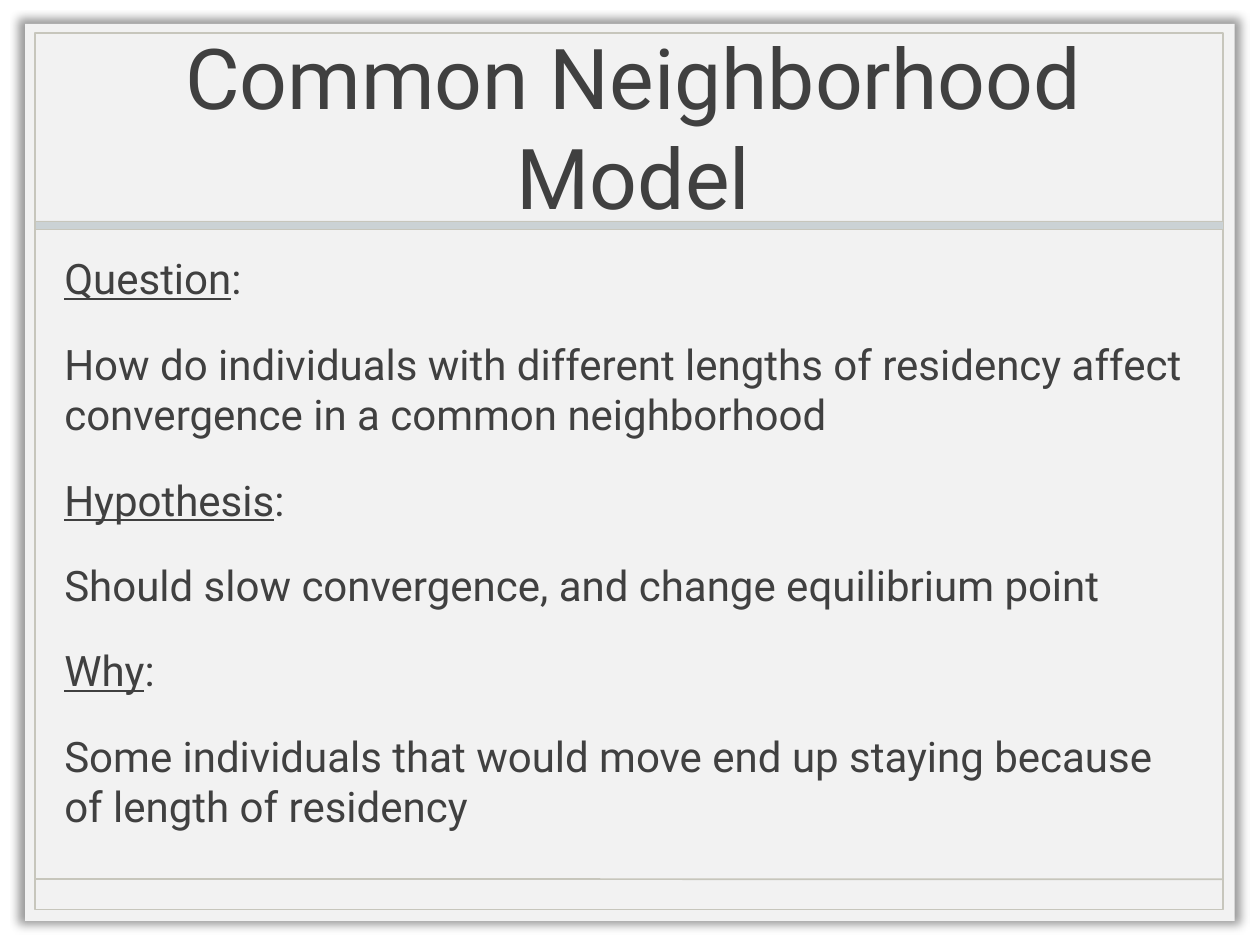
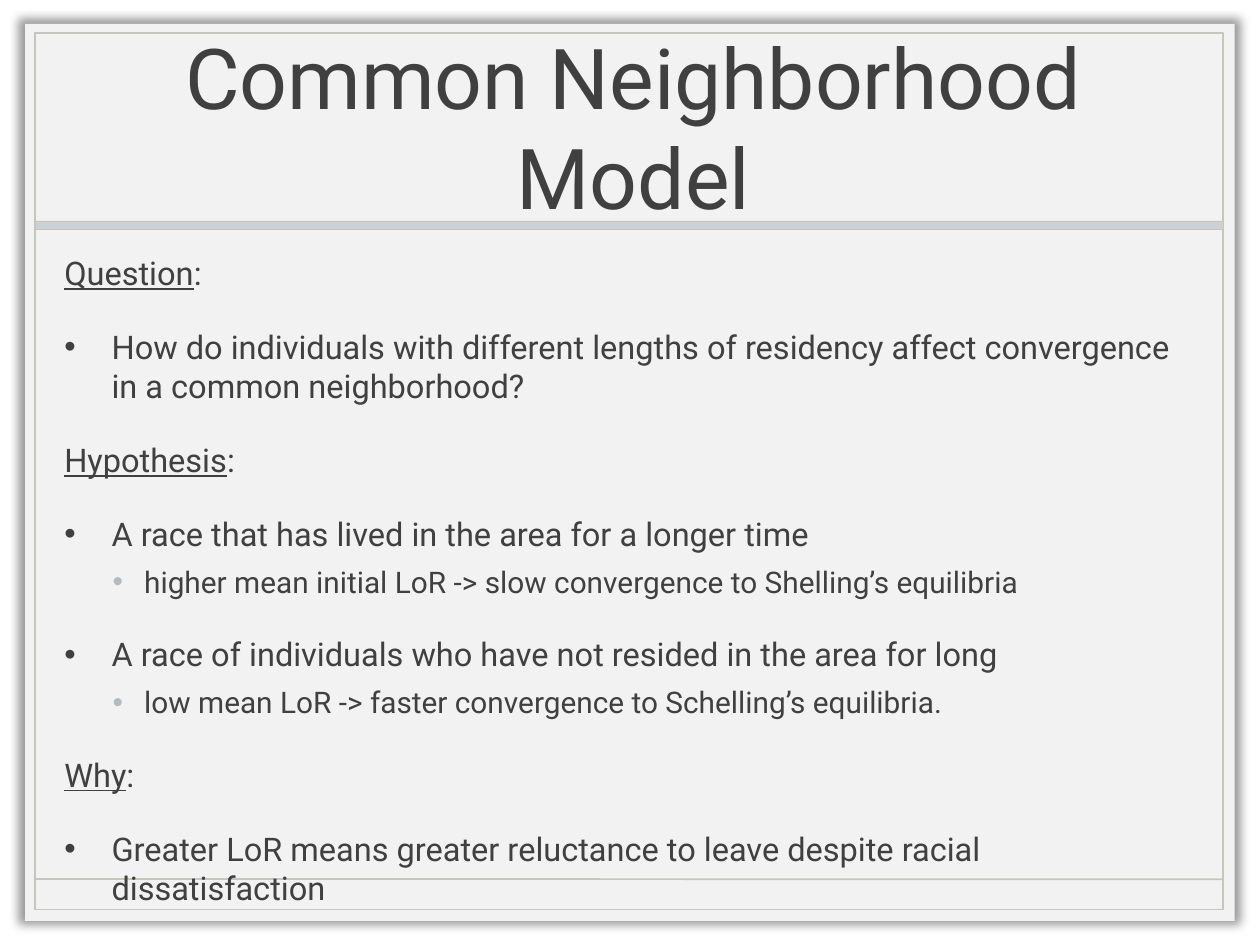
Before and after one commit to chathika/CAP6675HW2, a slide deck: slide 5 of CAP6675_HW2_Presentation.pptx. Drawn at 1260x945 pixels with LibreOffice and Linux fonts; fonts in the diff are those of the drawing; background and template pictures are left out. Boxes give left, top, right and bottom in pixels: in the first picture for what was removed or moved away, otherwise in the second. Text is boxed around its words. In the diff, an @@ line names an element or a change of style, - is before the commit and + after.

Commit message:
Slide 5 replacement

```diff
--- a/CAP6675_HW2_Presentation.pptx
+++ b/CAP6675_HW2_Presentation.pptx
@@ text at [64,261,235,794]: size 24 to 18.6 pt in "Question:", "Hypothesis:", "Why:" @@
@@ text at [112,334,1170,405]: text changed; size 24 to 18.6 pt @@
-How do individuals with different lengths of residency affect convergence in a common neighborhood
+• How do individuals with different lengths of residency affect convergence in a common neighborhood?
@@ text at [112,521,1018,719]: text changed; size 24 to 17.1 pt @@
-Should slow convergence, and change equilibrium point
+• A race that has lived in the area for a longer time
+  • higher mean initial LoR -> slow convergence to Shelling’s equilibria
+• A race of individuals who have not resided in the area for long
+  • low mean LoR -> faster convergence to Schelling’s equilibria.
@@ text at [112,836,981,868]: text changed; size 24 to 18.6 pt @@
-Some individuals that would move end up staying because of length of residency
+• Greater LoR means greater reluctance to leave despite racial dissatisfaction
```
